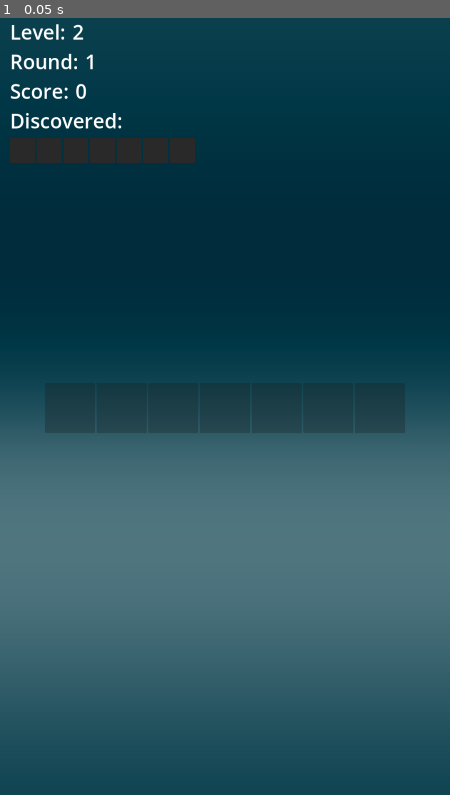
Above: before the commit, frame 1.
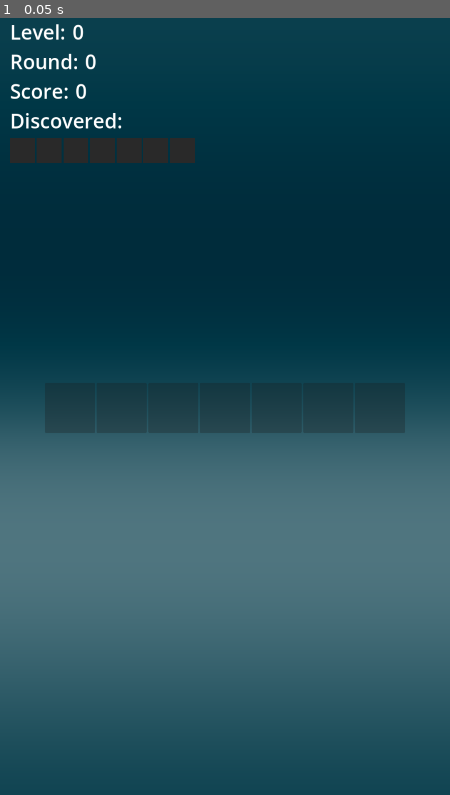
Above: after the commit, the same moment.

Repository: nenomancer/chromatone
Game: Godot game, scene res://scenes/levels.tscn
The game is run twice, just before and just after one commit, with the same random seed, the same clock (stepped at 60 frames per second) and the same inputs. The project has no main scene, so this scene is started directly.
Inputs:
- Up to frame 1 (0.05 s): no input

The runs differ from the first frame. In frame 1, less than 0.1% of the frame differs, in the area x 16-22%, y 0-7%.

Commit message:
implement combo system, refine note discovery thresholds

Diff:
--- a/game_manager.gd
+++ b/game_manager.gd
@@ -15,6 +15,8 @@
 var current_level: int = 1
 var current_score: int = 0
 var current_note: String
+
+var note_discovery_thresholds = [120, 250, 400, 600, 850] # Thresholds for level 1-5
 
 var discovered_notes: Array = []
 var color_note_pairs: Dictionary = {}
@@ -66,7 +68,7 @@
 
 func generate_audio_player() -> void:
 	await get_tree().process_frame
-	#_note_audio_player.volume_db = -14.0 # Temporary
+	_note_audio_player.volume_db = -12.0 # Temporary
 	#_note_audio_player.pitch_scale = 7 # Add in future
 
 
--- a/scripts/buttons.gd
+++ b/scripts/buttons.gd
@@ -70,3 +70,6 @@
 		var note = _button.get_meta("note")
 		if note in GameManager.discovered_notes:
 			_button.disabled = false
+
+func get_button_by_note(note: String):
+	return _buttons.filter(func(button): return button.get_meta("note") == note)[0]
--- a/scripts/levels.gd
+++ b/scripts/levels.gd
@@ -7,20 +7,23 @@
 
 var _correct_melody: Array
 var _player_melody: Array
-var _guess_index: int
+var _melody_stepsize: int = 1
 
 var _buttons: Control
 var _info: Control
+
 var _guess_counter: HBoxContainer
+var _guess_index: int
+var _combo_streak: int = 0
 
-var _melody_stepsize: int = 1
 
 func _ready():
+	GameManager.set_level(GameManager.current_level + 1)
+	GameManager.set_round(1)
+
 	load_info()
 	load_buttons()
 	load_guess_counter()
-	GameManager.set_level(GameManager.current_level + 1)
-	GameManager.set_round(1)
 	start_round()
 
 func load_buttons() -> void:
@@ -32,6 +35,7 @@
 func load_info() -> void:
 	_info = GameManager.INFO.instantiate()
 	add_child(_info)
+
 func load_guess_counter() -> void:
 	_guess_counter = GameManager.GUESS_COUNTER.instantiate()
 	add_child(_guess_counter)
@@ -41,26 +45,37 @@
 	GameManager.play_note(note, GameManager.SOUNDS.ANSWER)
 	_player_melody.append(note)
 
-	if note == _correct_melody[_guess_index]:
-		GameManager.update_score(10)
+	var is_correct: bool = note == _correct_melody[_guess_index]
+
+	if is_correct:
+		# Can be refactored to a function
+		var points: int = 10
+		_combo_streak += 1
+		_combo_streak = mini(_combo_streak, 5)
+
+		if (_combo_streak > 2):
+			points += _combo_streak * 2
+
+		GameManager.update_score(points)
 		emit_signal("guess_selected", true)
+
+		if GameManager.current_score > GameManager.note_discovery_thresholds[GameManager.discovered_notes.size() - 3]:
+			var random_note = GameManager.get_random_note(GameManager.get_undiscovered_notes())
+			var _button = _buttons.get_button_by_note(random_note)
+			GameManager.add_discovered_note(random_note)
+			GameManager.show_notification_popup(_button)
 	else:
 		GameManager.update_score(-5)
+		_combo_streak = 0
 		emit_signal("guess_selected", false)
+
 	_guess_index += 1
-
 	if (_guess_index < _correct_melody.size()):
 		return
 
 	end_round()
 
-	if (GameManager.current_round < _max_round):
-		GameManager.set_round(GameManager.current_round + 1)
-		start_round()
-	else:
-		await get_tree().create_timer(2).timeout
-		GameManager.set_round(1)
-		get_tree().change_scene_to_file(GameManager.DIALOGUE)
+
 
 func get_melody() -> void:
 	_correct_melody = GameManager.get_melody()
@@ -71,10 +86,6 @@
 		await get_tree().create_timer(_melody_stepsize).timeout
 
 func start_round() -> void:
-	if (GameManager.current_round == _discovery_round):
-		var random_note = GameManager.get_random_note(GameManager.get_undiscovered_notes())
-		GameManager.add_discovered_note(random_note)
-
 	_guess_index = 0
 
 	await get_tree().create_timer(2).timeout
@@ -83,7 +94,7 @@
 	play_melody()
 
 	await get_tree().create_timer(2).timeout
-	_buttons.assign_color_to_buttons(func(note): return note in GameManager.discovered_notes)
+	_buttons.assign_color_to_buttons(func(note): return note in GameManager.available_notes)
 	_buttons.enable_discovered_buttons()
 
 func end_round() -> void:
@@ -91,3 +102,11 @@
 	await get_tree().create_timer(2).timeout
 	_guess_counter.clear_colors()
 	_buttons.clear_color_from_buttons()
+
+	if (GameManager.current_round < _max_round):
+		GameManager.set_round(GameManager.current_round + 1)
+		start_round()
+	else:
+		await get_tree().create_timer(2).timeout
+		GameManager.set_round(1)
+		get_tree().change_scene_to_file(GameManager.DIALOGUE)
--- a/scripts/warmup.gd
+++ b/scripts/warmup.gd
@@ -25,7 +25,7 @@
 	GameManager.play_note(note, GameManager.SOUNDS.ANSWER)
 	_buttons.disable_buttons()
 
-	if (GameManager.current_note == note || GameManager.current_round - GameManager.discovered_notes.size() >= 3):
+	if (GameManager.current_note == note):
 		GameManager.add_discovered_note(note)
 		GameManager.show_notification_popup(button)
 		GameManager.assign_warmup_notes()
